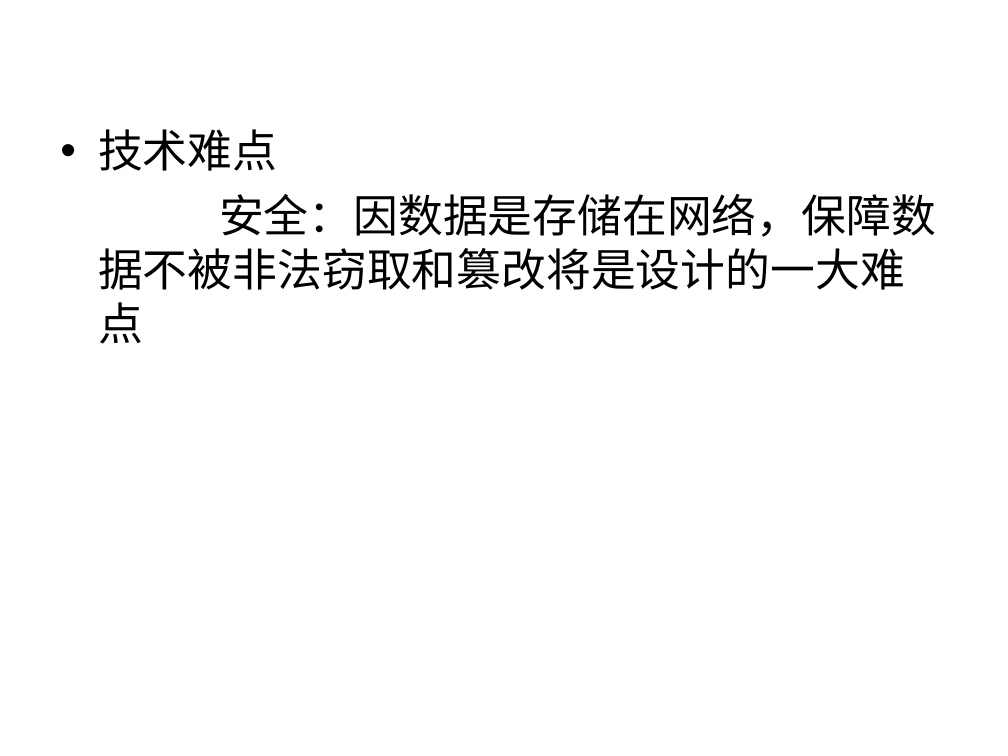
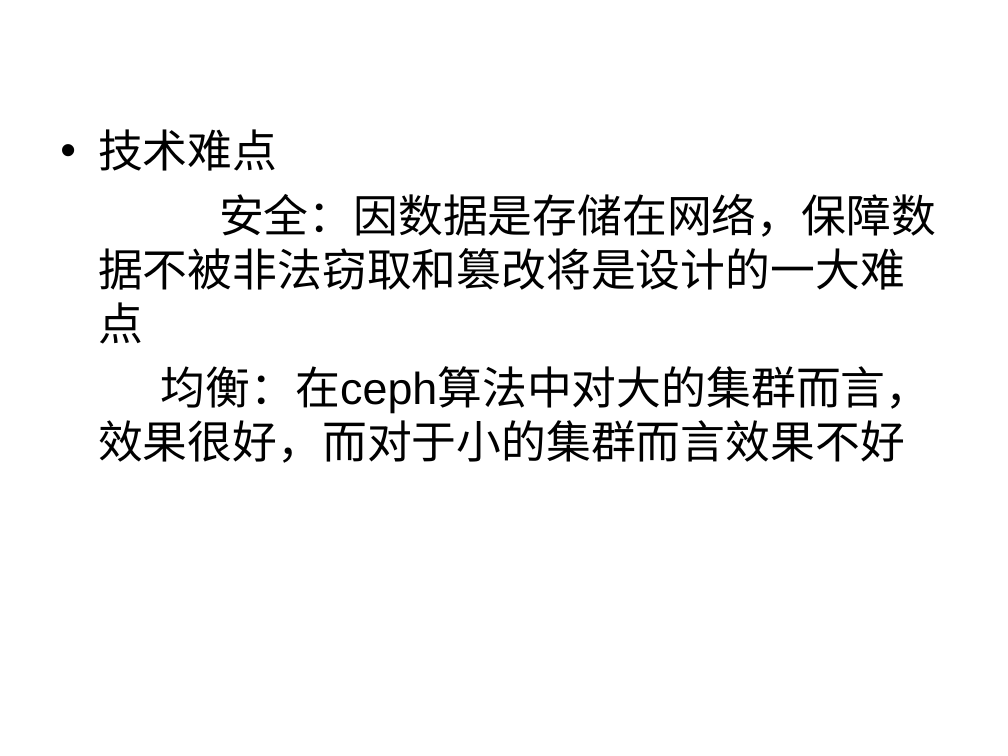
Before and after one commit to liaoliaoanxiao/mediumRepy, a slide deck: slide 12 of 中期答辩.ppt (slide 11 before the commit). Drawn at 1008x756 pixels with LibreOffice and Linux fonts; fonts in the diff are those of the drawing; background and template pictures are left out. Boxes give left, top, right and bottom in pixels: in the first picture for what was removed or moved away, otherwise in the second. Text is boxed around its words. In the diff, an @@ line names an element or a change of style, - is before the commit and + after.

```diff
--- a/中期答辩.ppt
+++ b/中期答辩.ppt
@@ text at (98,366,931,463): paragraph added @@
+均衡：在ceph算法中对大的集群而言，效果很好，而对于小的集群而言效果不好
```
Also in this commit, not shown: 2 other slides changed, 1 slide added, 1 other file.
